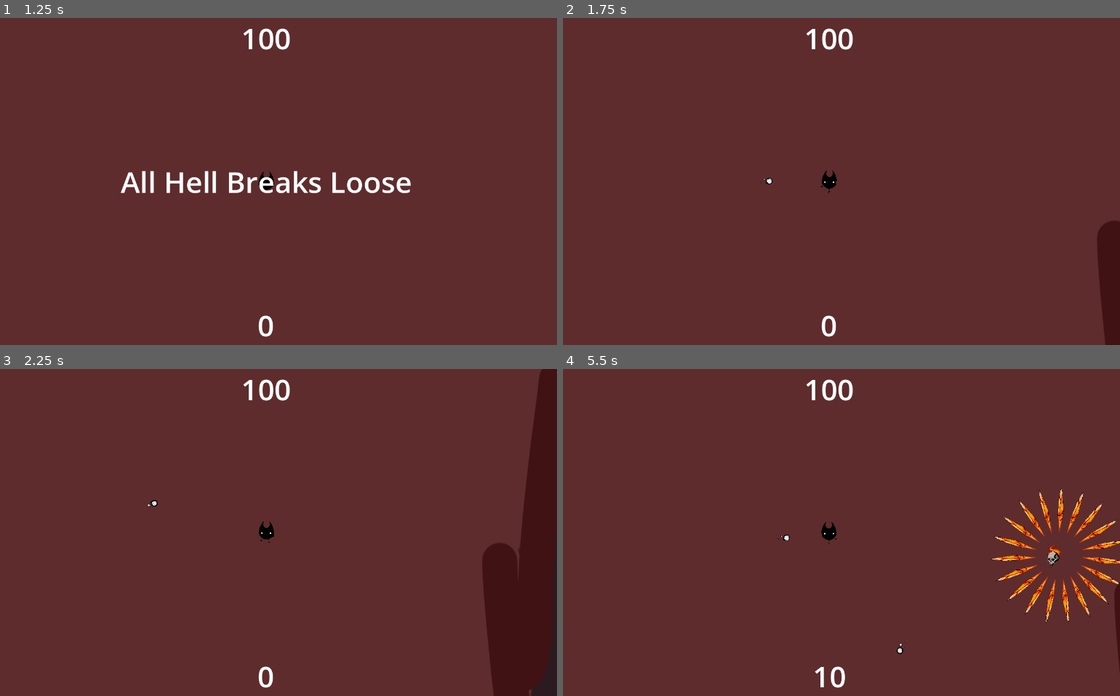
Above: before the commit, frames 1-4 (two rows, left to right).
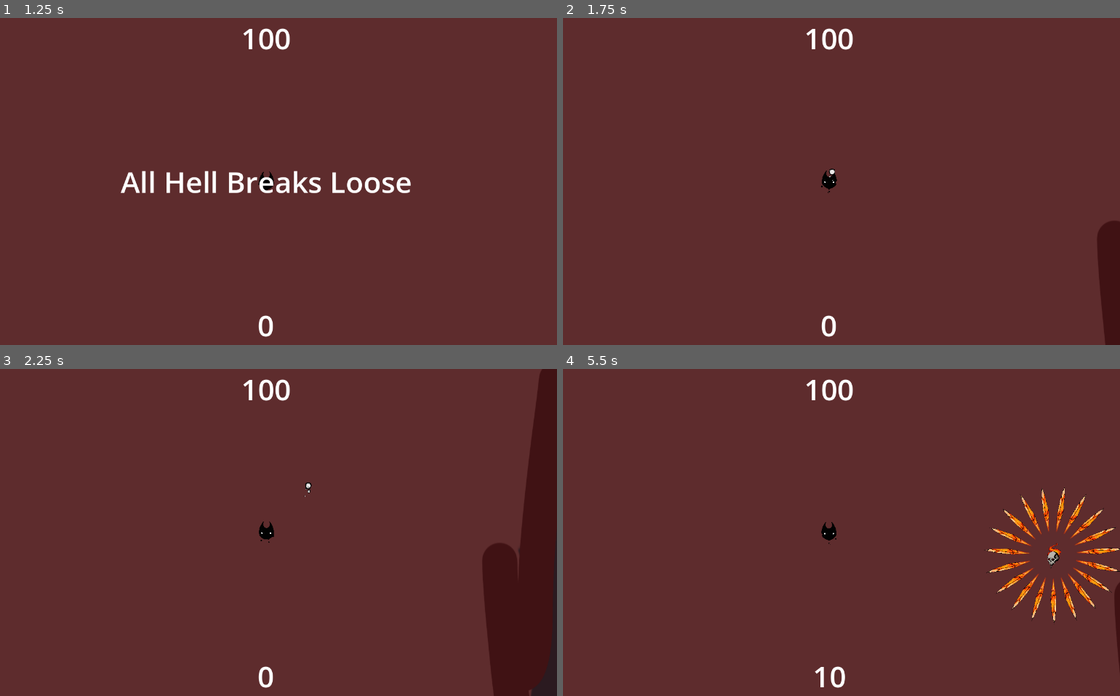
Above: after the commit, the same moments.

Repository: Evanev7/stellub
Game: Godot game, scene res://scenes/main.tscn
Two runs of this game, one before a commit and one after it. Both use one fixed random seed, a clock stepped at 60 frames per second and the inputs below.
Inputs (mouse positions are in pixels of both pictures, inside the frame that each line leads up to):
- Up to frame 1 (1.25 s): click "Play" at 0.5 s
- Up to frame 2 (1.75 s): tap Enter at 1.25 s; move the mouse to (958, 165) at 1.27 s; hold D (move_right) from 1.28 s (still down); click (958, 165) at 1.35 s
- Up to frame 3 (2.25 s): move the mouse to (150, 548) at 2.02 s; release D (move_right) at 2.03 s; hold S (move_down) from 2.03 s (still down); tap Shift (walk) at 2.1 s
- Up to frame 4 (5.5 s): move the mouse to (886, 460) at 2.77 s; release S (move_down) at 2.78 s; hold D (move_right) 2.78-3.5 s; hold R 2.78-3.5 s; click "Shot spread decrease" at 3.5 s; tap Space at 4.25 s; move the mouse to (802, 597) at 4.27 s; hold W (move_up) 4.28-5.03 s; click (802, 597) at 4.35 s; move the mouse to (1003, 581) at 5.02 s; hold A (move_left) from 5.03 s (still down); tap Shift (walk) at 5.1 s

Frame 1 is identical in both runs. In frame 2, less than 0.1% of the frame differs, in the area x 35-49%, y 46-51%; in frame 3, less than 0.1%; in frame 4, 2.8%, in the area x 38-100%, y 36-88%.
Error before the commit: Invalid access to property or key 'angular_velocity' on a base object of type 'Resource (BulletResource)'. (res://scripts/bullet.gd:35)

Commit message:
Removed some comments
Re-added angular velocity to bullet resource.
Also fixed demon skull to actually rotate.

Diff:
--- a/scripts/bullet.gd
+++ b/scripts/bullet.gd
@@ -41,7 +41,6 @@
 	position += _direction * delta
 	_traveled_distance += data.shot_speed*delta
 
-
 	if _traveled_distance > data.bullet_range:
 		queue_free()
 
--- a/scripts/bullet_resource.gd
+++ b/scripts/bullet_resource.gd
@@ -12,39 +12,10 @@
 @export var multishot: int = 1
 @export var size: Vector2 = Vector2(1, 1)
 @export var shot_spread: float =  PI/12
-
+@export var angular_velocity: float = 0
 ## 2*PI for a full circle
 @export var shot_inaccuracy: float = PI/32
 @export var shot_speed: float = 400
 
 ## Bullet type that will spawn from this bullet
 @export var spawned_bullet_resource: BulletResource
-
-#@export var starting_start_range: int = 0
-#
-### In seconds
-#@export var starting_lifetime: float = 20
-#@export var starting_bullet_range: int = 1000
-#@export var starting_damage: int = 1
-#@export var starting_fire_delay: int = 15
-#@export var starting_multishot: int = 1
-#@export var starting_size := Vector2(1, 1)
-#
-### Format: PI/x, default PI/12, 2*PI creates a circle
-#@export var starting_shot_spread: float = PI/12
-#
-### Format: PI/x, default PI/32
-#@export var starting_shot_inaccuracy: float = PI/32
-#
-#@export var starting_shot_speed: float = 400
-#
-#var start_range = starting_start_range
-#var lifetime = starting_lifetime
-#var bullet_range = starting_bullet_range
-#var damage =  starting_damage
-#var fire_delay = starting_fire_delay
-#var multishot = starting_multishot
-#var size = starting_size
-#var shot_spread =  starting_shot_spread
-#var shot_inaccuracy = starting_shot_inaccuracy
-#var shot_speed = starting_shot_speed
Not shown: 1 places in resources/bullets/demon_skull_bullet.tres that only renumber resources
